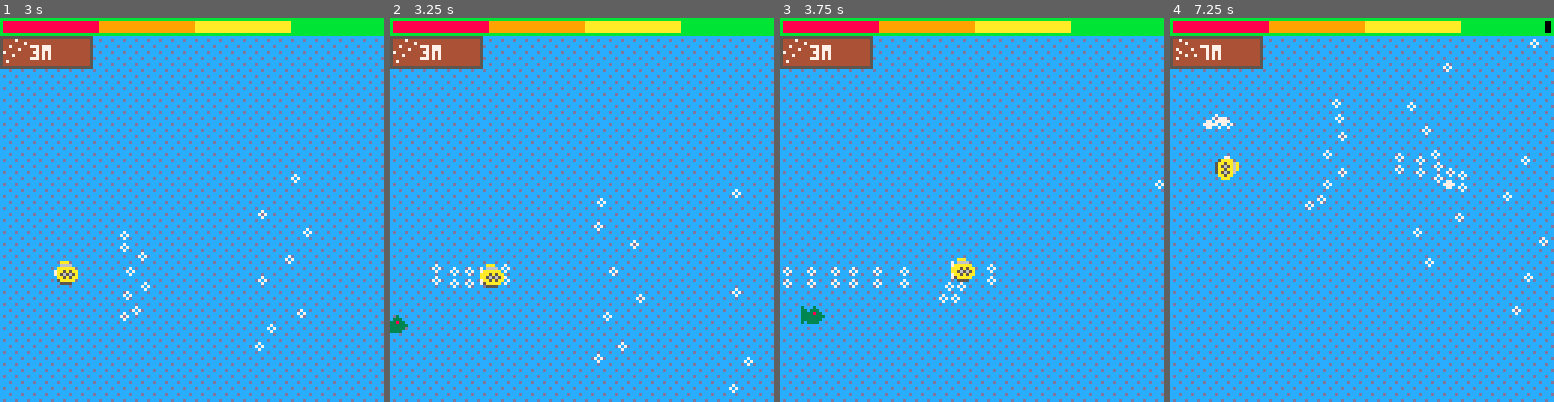
Above: before the commit, frames 1-4 (left to right).
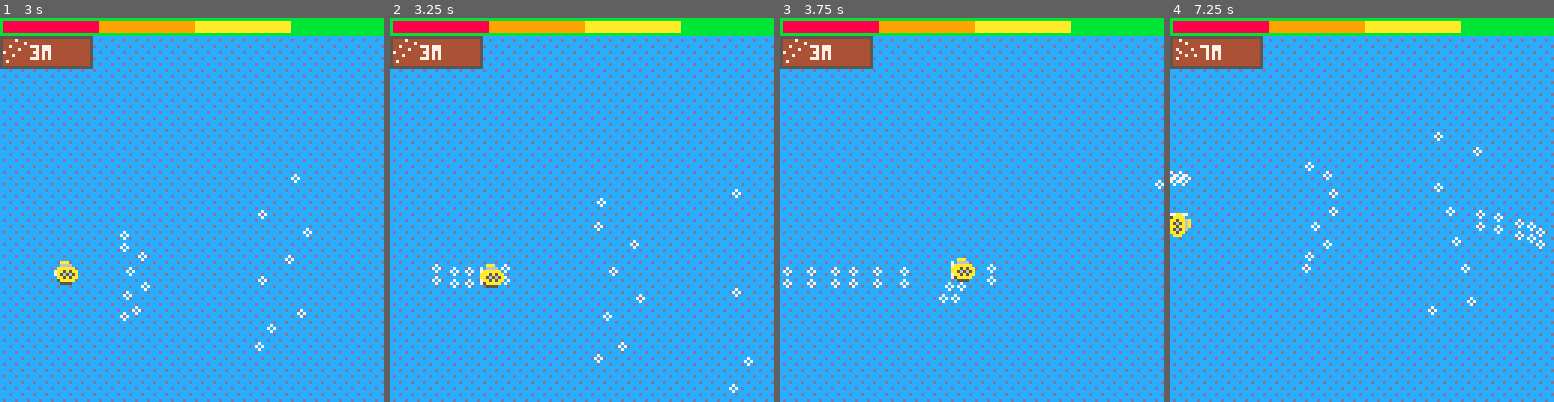
Above: after the commit, the same moments.

Repository: GraulierBrice/LudumDare48
Game: PICO-8 cartridge ludum-dare-48.p8
Same seed, same stepped clock (60 frames per second), same inputs: the game is played once before the commit and once after it.
Inputs:
- Up to frame 1 (3 s): tap X (X key) at 0.33, 1.07, 1.85, 2.97 s; hold Right 1.6-2.1 s; hold Up 2.15-2.42 s; hold Right from 2.47 s (still down)
- Up to frame 2 (3.25 s): release Right at 3.03 s; hold Left from 3.08 s (still down)
- Up to frame 3 (3.75 s): release Left at 3.58 s; hold Down from 3.63 s (still down)
- Up to frame 4 (7.25 s): release Down at 3.97 s; hold Right 4.02-4.68 s; tap X (X key) at 4.08, 5.2, 6.32 s; hold Up 4.73-5.03 s; hold Left 5.08-5.68 s; hold Down 5.73-6.03 s; hold Right 6.08-6.58 s; hold Right 6.63-7.13 s; hold Up from 7.18 s (still down)

Frame 1 is identical in both runs. In frame 2, 0.1% of the frame differs, in the area x 0-5%, y 77-83%; in frame 3, 0.2%; in frame 4, 2.3%, in the area x 0-100%, y 0-78%.

Commit message:
Enemies spawn

Diff:
--- a/ludum-dare-48.p8
+++ b/ludum-dare-48.p8
@@ -303,13 +303,11 @@
 		rb_update(enemies[i])
 	end
 	if #enemies<10 then
-		if rnd()*200>200-(time()/200) then
+		if rnd()<1/(6000-time()) then
 			add(enemies,spawn_spider())
-		end
-		if rnd()*100>100-(time()/50) then
+		elseif rnd()<1/(600-time()) then
 			add(enemies, spawn_bat())
-		end
-		if rnd()*100>100-(time()/50) then
+		elseif rnd()<1/(600-time()) then
 			add(enemies, spawn_fish(0,rnd(128)))
 		end
 	end
